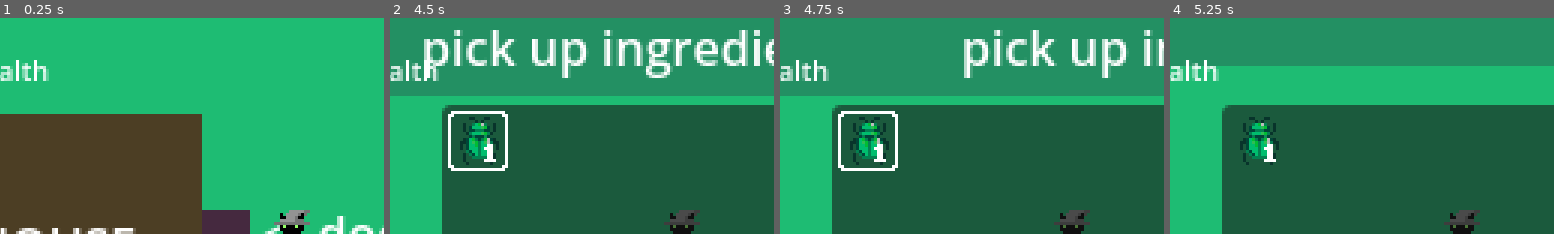
Above: before the commit, frames 1-4 (left to right).
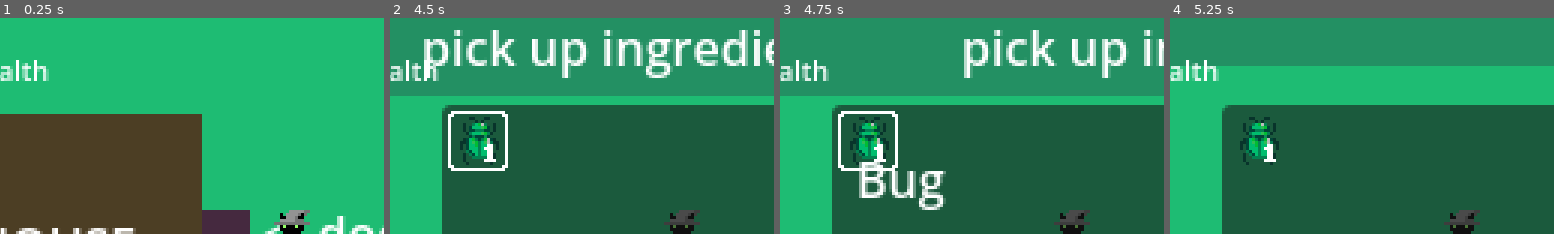
Above: after the commit, the same moments.

Repository: Octoan1/Potion-Game
Game: Godot game, scene res://levels/main.tscn
The game is run twice, just before and just after one commit, with the same random seed, the same clock (stepped at 60 frames per second) and the same inputs. The engine's default icon, where the game draws it, is replaced by a stand-in: a white triangle on a blue panel in a dark square.
Inputs (mouse positions are % of the whole screen's width and height, from its top left):
- Up to frame 1 (0.25 s): no input
- Up to frame 2 (4.5 s): tap Enter at 0.5 s; move the mouse to (72, 45) at 0.52 s; hold D (move_right) 0.53-1.28 s; tap E (interact) at 0.6, 2.1, 3.6 s; click (72, 45) at 0.67 s; move the mouse to (30, 55) at 1.27 s; hold S (move_down) 1.28-2.03 s; tap F at 1.35, 2.85, 4.35 s; click (30, 55) at 1.42 s; move the mouse to (60, 28) at 2.02 s; hold D (move_right) 2.03-2.78 s; click (60, 28) at 2.17 s; tap Space at 2.75 s; move the mouse to (45, 70) at 2.77 s; hold W (move_up) 2.78-3.53 s; click (45, 70) at 2.92 s; move the mouse to (80, 65) at 3.52 s; hold A (move_left) from 3.53 s (still down); click (80, 65) at 3.67 s; tap Tab (inventory) at 4.15 s; move the mouse to (23, 27) at 4.27 s; click (23, 27) at 4.42 s
- Up to frame 3 (4.75 s): keep holding A (move_left)
- Up to frame 4 (5.25 s): tap Escape (ui_cancel) at 4.9 s; move the mouse to (55, 50) at 5.02 s; release A (move_left) at 5.03 s; hold S (move_down) from 5.03 s (still down); tap E (interact) at 5.1 s; click (55, 50) at 5.17 s
The pictures show only the part of the screen within x 12-62%, y 0-50%; the shares and areas given below are measured in that part.

Frames 1-2 are identical in both runs. In frame 3, 2.4% of the frame differs, in the area x 20-44%, y 66-89%; in frame 4, nothing differs.

Commit message:
better inventory for cauldron and player inv

Diff:
--- a/items/inventory.gd
+++ b/items/inventory.gd
@@ -3,7 +3,7 @@
 
 signal inventory_updated
 
-var debug: bool = false
+var debug: bool = true
 
 var items: Dictionary[Item, int] = {}
 
--- a/ui/cauldron/cauldron_ui.gd
+++ b/ui/cauldron/cauldron_ui.gd
@@ -12,57 +12,70 @@
 @onready var grid: GridContainer = $InventoryGrid
 
 
-var slot1: Item = null
-var slot2: Item = null
+@onready var slot1: InventorySlot = $Panel/IngredientSlot1
+@onready var slot2: InventorySlot = $Panel/IngredientSlot2
 
 func _ready() -> void:
 	get_tree().paused = true
+
+	$/root/Main/CanvasLayer/InventoryUI.visible = false
 	load_inventory()
 
 func _process(_delta: float) -> void:
 	if Input.is_action_just_pressed("ui_cancel"):
+		if slot1.item:
+			PlayerInventory.add_item(slot1.item)
+		if slot2.item:
+			PlayerInventory.add_item(slot2.item)
 		close()
 
 func add_ingredient(item: Item) -> void:
 	if not PlayerInventory.has_item(item, 1):
 		return
 
-	if slot1 == null:
-		slot1 = item
-	elif slot2 == null:
-		slot2 = item
+	if slot1.item == null:
+		slot1.item = item
+		slot1.icon.texture = item.icon
+		PlayerInventory.remove_item(item)
+	elif slot2.item == null:
+		slot2.item = item
+		slot2.icon.texture = item.icon
+		PlayerInventory.remove_item(item)
 	else:
 		print("Slots full")
 
+	load_inventory()
 	update_ui()
 
 func brew() -> void:
-	if slot1 == null or slot2 == null:
+	if slot1.item == null or slot2.item == null:
 		print("Need 2 ingredients")
 		return
 
-	var result: Item = get_result(slot1, slot2)
+	var result: Item = get_result(slot1.item, slot2.item)
 
 	if result == null:
+		PlayerInventory.add_item(slot1.item)
+		slot1.clear_item()
+		PlayerInventory.add_item(slot2.item)
+		slot2.clear_item()
+
 		print("Invalid combo")
 
+		$Panel/ResultLabel.text = "Invalid combo"
 
-	if result:
+	elif result:
 		# remove ingredients
-		PlayerInventory.remove_item(slot1, 1)
-		PlayerInventory.remove_item(slot2, 1)
+		#PlayerInventory.remove_item(slot1.item)
+		#PlayerInventory.remove_item(slot2.item)
+		slot1.clear_item()
+		slot2.clear_item()
 
 		# add potion
 		PlayerInventory.add_item(result, 1)
 
-	if result:
 		$Panel/ResultLabel.text = "Created: " + result.name
-	else:
-		$Panel/ResultLabel.text = "Invalid combo"
 
-	# clear slots
-	slot1 = null
-	slot2 = null
 
 	load_inventory()   # update inventory display
 	update_ui()
@@ -99,9 +112,25 @@
 	queue_free()
 
 func update_ui() -> void:
-	$Panel/IngredientSlot1.texture = slot1.icon if slot1 else null
-	$Panel/IngredientSlot2.texture = slot2.icon if slot2 else null
-
+	#$Panel/IngredientSlot1.texture = slot1.icon if slot1 else null
+	#$Panel/IngredientSlot2.texture = slot2.icon if slot2 else null
+	pass
 
 func _on_brew_button_pressed() -> void:
 	brew()
+
+
+func _on_ingredient_slot_1_item_clicked(item: Item) -> void:
+	if slot1.item != null:
+		PlayerInventory.add_item(slot1.item)
+		slot1.clear_item()
+
+		load_inventory()
+
+
+func _on_ingredient_slot_2_item_clicked(item: Item) -> void:
+	if slot2.item != null:
+		PlayerInventory.add_item(slot2.item)
+		slot2.clear_item()
+
+		load_inventory()
--- a/ui/cauldron/cauldron_ui.tscn
+++ b/ui/cauldron/cauldron_ui.tscn
@@ -6,7 +6,6 @@
 [ext_resource type="Resource" uid="uid://byqxbw5txub1t" path="res://items/ingredients/wood.tres" id="4_hxuau"]
 [ext_resource type="Resource" uid="uid://b2g3cygpeylqv" path="res://items/potions/sped_potion.tres" id="5_2qsyq"]
 [ext_resource type="PackedScene" uid="uid://cw8bohuaslw2s" path="res://ui/inventory_slot.tscn" id="5_hrby0"]
-[ext_resource type="Texture2D" uid="uid://bcwyv4c8ak0u6" path="res://assets/inventory_slot_test.png" id="5_oaa8u"]
 [ext_resource type="Resource" uid="uid://dm6yarqb04u28" path="res://items/potions/health_potion.tres" id="6_1uavu"]
 [ext_resource type="Resource" uid="uid://kvshm0esng67" path="res://items/potions/fire_potion.tres" id="7_j4hgf"]
 
@@ -35,21 +34,21 @@
 grow_horizontal = 2
 grow_vertical = 2
 
-[node name="IngredientSlot1" type="TextureRect" parent="Panel" unique_id=364126177]
-layout_mode = 0
-offset_left = 95.0
-offset_top = 47.0
-offset_right = 111.0
-offset_bottom = 63.0
-texture = ExtResource("5_oaa8u")
+[node name="IngredientSlot1" parent="Panel" unique_id=411698676 instance=ExtResource("5_hrby0")]
+layout_mode = 1
+offset_left = 92.0
+offset_top = 45.0
+offset_right = 112.0
+offset_bottom = 65.0
+show_item_count = false
 
-[node name="IngredientSlot2" type="TextureRect" parent="Panel" unique_id=640544959]
-layout_mode = 0
-offset_left = 131.0
-offset_top = 47.0
-offset_right = 147.0
-offset_bottom = 63.0
-texture = ExtResource("5_oaa8u")
+[node name="IngredientSlot2" parent="Panel" unique_id=1286564138 instance=ExtResource("5_hrby0")]
+layout_mode = 1
+offset_left = 122.0
+offset_top = 45.0
+offset_right = 142.0
+offset_bottom = 65.0
+show_item_count = false
 
 [node name="BrewButton" type="Button" parent="Panel" unique_id=1589638975]
 layout_mode = 0
@@ -79,6 +78,8 @@
 offset_top = 31.0
 offset_right = 215.0
 offset_bottom = 71.0
-columns = 4
+columns = 3
 
+[connection signal="item_clicked" from="Panel/IngredientSlot1" to="." method="_on_ingredient_slot_1_item_clicked"]
+[connection signal="item_clicked" from="Panel/IngredientSlot2" to="." method="_on_ingredient_slot_2_item_clicked"]
 [connection signal="pressed" from="Panel/BrewButton" to="." method="_on_brew_button_pressed"]
--- a/ui/inventory_slot.gd
+++ b/ui/inventory_slot.gd
@@ -1,10 +1,20 @@
 extends Control
+class_name InventorySlot
 
 signal item_clicked(item: Item)
+
+@export var show_item_count: bool = true
 
 @onready var icon: TextureRect = $ItemIcon
 @onready var amount: Label = $ItemAmount
 @onready var item: Item = null
+
+@onready var show_name_timer: Timer = $ShowNameTimer
+@onready var item_name: Label = $ItemName
+
+func _ready() -> void:
+	$ItemAmount.visible = show_item_count
+	item_name.hide()
 
 func set_item(new_item: Item, count: int) -> void:
 	if new_item == null:
@@ -15,21 +25,39 @@
 		icon.texture = new_item.icon
 		amount.text = str(count)
 
+func clear_item() -> void:
+	self.item = null
+	icon.texture = load("res://assets/inventory_slot_test.png")
+	amount.text = "-1"
+
 func _gui_input(event: InputEvent) -> void:
 	if event is InputEventMouseButton and event.pressed:
 		if item != null:
 			item_clicked.emit(item)
 
-			if item.name == "Speed Potion":
-				PlayerInventory.use_speed_potion(item)
-
-			if item.name == "Health Potion":
-				PlayerInventory.use_health_potion(item)
+			#if item.name == "Speed Potion":
+				#PlayerInventory.use_speed_potion(item)
+				#
+			#if item.name == "Health Potion":
+				#PlayerInventory.use_health_potion(item)
 
 
 
 func _on_mouse_entered() -> void:
+	#if item:
 	$Highlight.show()
+	show_name_timer.start()
 
 func _on_mouse_exited() -> void:
 	$Highlight.hide()
+	item_name.hide()
+	show_name_timer.stop()
+
+
+func _on_show_name_timer_timeout() -> void:
+	# show item name
+	item_name.show()
+	if item:
+		item_name.text = item.name
+	else:
+		item_name.text = "Empty"
--- a/ui/inventory_slot.tscn
+++ b/ui/inventory_slot.tscn
@@ -6,13 +6,11 @@
 [ext_resource type="FontFile" uid="uid://cldi6wluk1m3u" path="res://assets/numbers.png" id="3_jwt35"]
 
 [node name="InventorySlot" type="Control" unique_id=411698676]
-custom_minimum_size = Vector2(16, 16)
+custom_minimum_size = Vector2(20, 20)
 layout_mode = 3
-anchors_preset = 15
-anchor_right = 1.0
-anchor_bottom = 1.0
-grow_horizontal = 2
-grow_vertical = 2
+anchors_preset = 0
+offset_right = 16.0
+offset_bottom = 16.0
 script = ExtResource("1_d1f1n")
 
 [node name="Highlight" type="TextureRect" parent="." unique_id=51125814]
@@ -42,5 +40,18 @@
 text = "-1"
 horizontal_alignment = 2
 
+[node name="ShowNameTimer" type="Timer" parent="." unique_id=1839529120]
+wait_time = 0.4
+one_shot = true
+
+[node name="ItemName" type="Label" parent="." unique_id=30757842]
+layout_mode = 0
+offset_left = 6.0
+offset_top = 11.0
+offset_right = 46.0
+offset_bottom = 34.0
+text = "test"
+
 [connection signal="mouse_entered" from="." to="." method="_on_mouse_entered"]
 [connection signal="mouse_exited" from="." to="." method="_on_mouse_exited"]
+[connection signal="timeout" from="ShowNameTimer" to="." method="_on_show_name_timer_timeout"]
